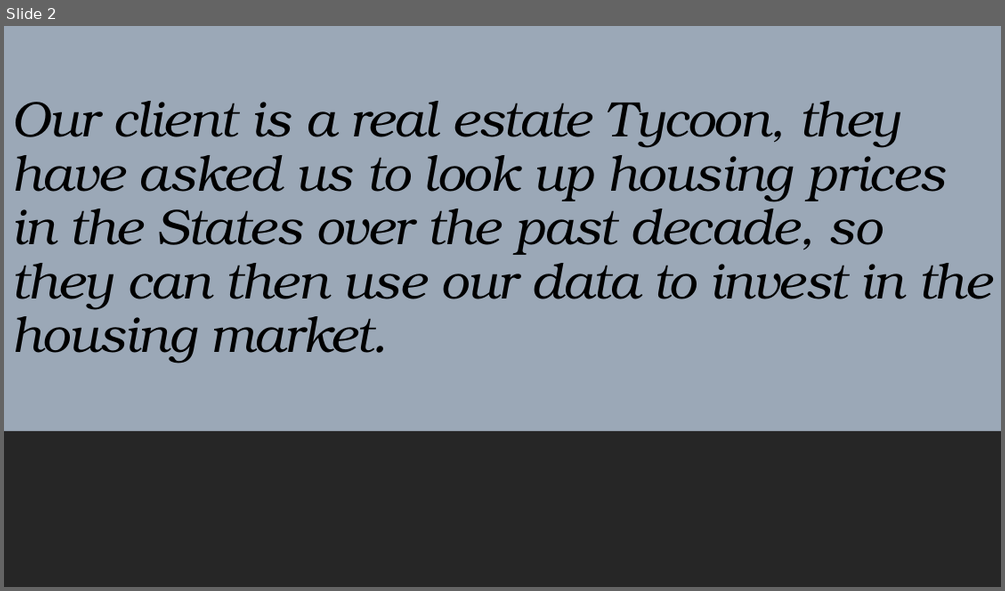
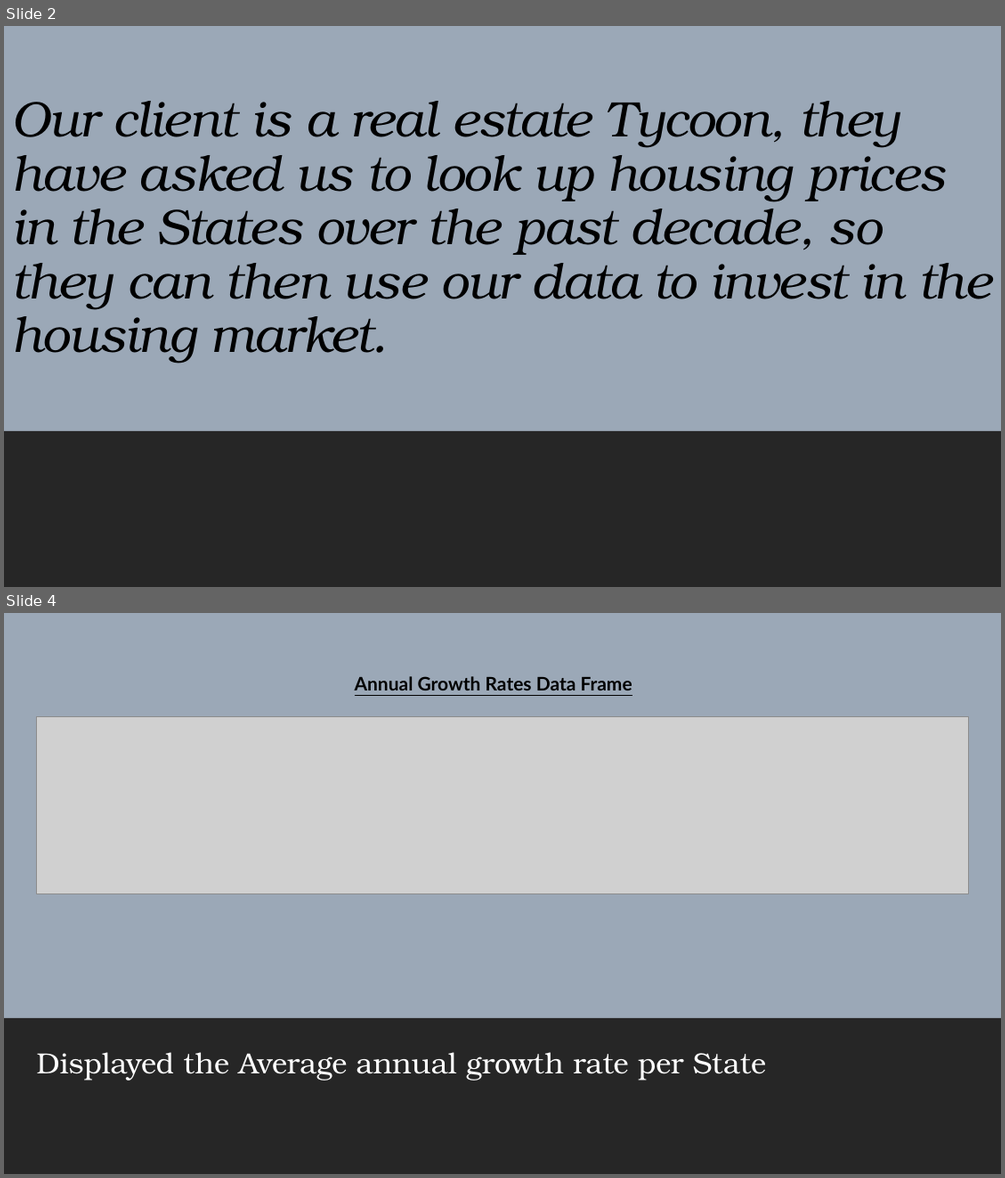
Before and after one commit to Arnawutu/Project1Group10, a slide deck: Main_Data/Nasdaq Real Estate Data Cleaning.pptx. Shown one above the other, each under a label of ours: slide 2 before the commit, slides 2 and 4 after it; the slides between them are not shown. The pictures are 1005x591 and 1005x1178 pixels, drawn with LibreOffice and Linux fonts; fonts in the diff are those of the drawing; grey boxes stand for pictures. Boxes give left, top, right and bottom in pixels: in the first picture for what was removed or moved away, otherwise in the second. Text is boxed around its words. In the diff, an @@ line names an element or a change of style, - is before the commit and + after.

```diff
--- a/Main_Data/Nasdaq Real Estate Data Cleaning.pptx
+++ b/Main_Data/Nasdaq Real Estate Data Cleaning.pptx
@@ slide 4 added at (4, 613, 1001, 1174), background #FFFFFF; not listed: 1 template element that a slide beside it also shows @@
@@ rectangle added at (4, 613, 1001, 1174), fill #9BA8B7 @@
@@ text added at (355, 676, 632, 690), 18 pt, text #000000, bold, underline @@
+Annual Growth Rates Data Frame
@@ picture added at (36, 717, 969, 893) @@
@@ rectangle added at (4, 1018, 1001, 1174), fill #262626 @@
@@ text added at (37, 1052, 766, 1080), 28 pt, text #FFFFFF @@
+Displayed the Average annual growth rate per State
```
Also in this commit, not shown: 1 slide changed.
